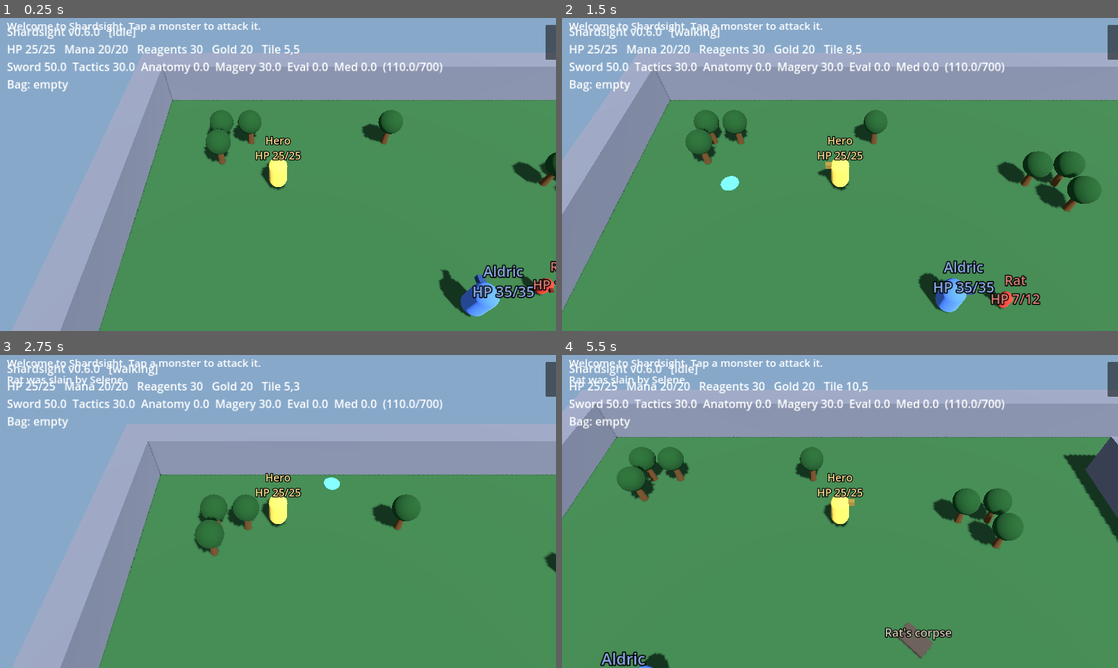
Above: before the commit, frames 1-4 (two rows, left to right).
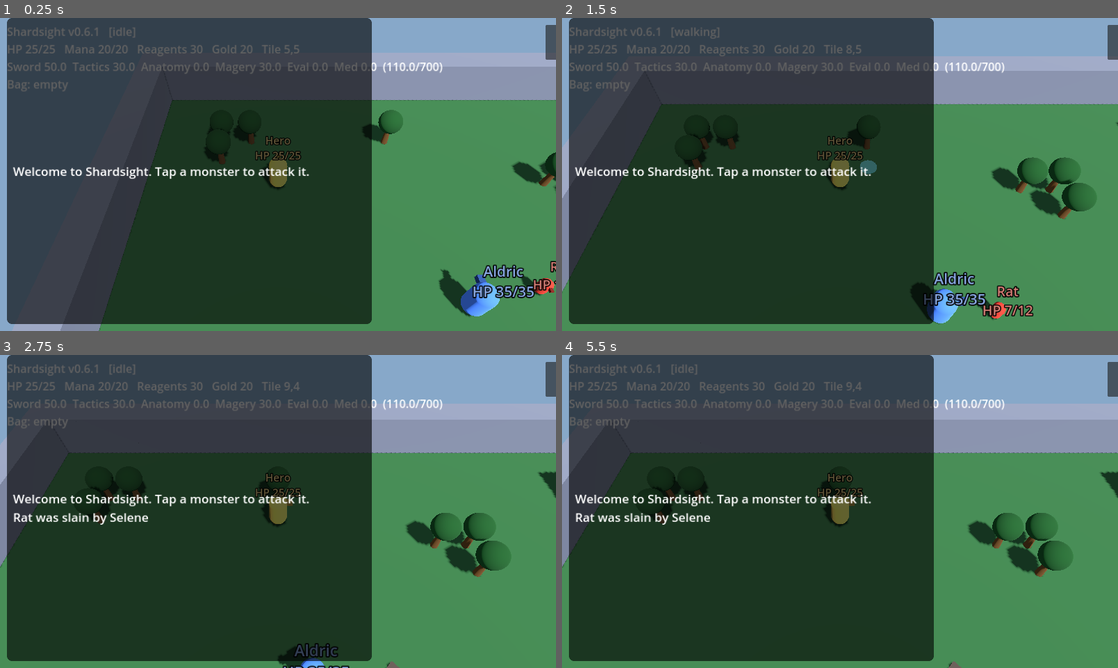
Above: after the commit, the same moments.

Repository: luckovsdeniss-denlu/Shardsight
Game: Godot game, scene res://scenes/main.tscn
The game is run twice, just before and just after one commit, with the same random seed, the same clock (stepped at 60 frames per second) and the same inputs.
Inputs (mouse positions are in pixels of both pictures, inside the frame that each line leads up to):
- Up to frame 1 (0.25 s): no input
- Up to frame 2 (1.5 s): tap A at 0.5, 1.25 s; move the mouse to (962, 158) at 0.52 s; click (962, 158) at 0.67 s; move the mouse to (728, 190) at 1.27 s; click (728, 190) at 1.42 s
- Up to frame 3 (2.75 s): tap A at 2 s; move the mouse to (333, 442) at 2.02 s; click (333, 442) at 2.17 s
- Up to frame 4 (5.5 s): tap A at 2.75, 3.5, 4.25 s; move the mouse to (812, 574) at 2.77 s; click (812, 574) at 2.92 s; move the mouse to (1006, 558) at 3.52 s; click (1006, 558) at 3.67 s; move the mouse to (673, 464) at 4.27 s; click (673, 464) at 4.42 s; move the mouse to (867, 511) at 5.02 s; click (867, 511) at 5.17 s

The runs differ from the first frame. In frame 1, 64% of the frame differs, in the area x 1-67%, y 0-98%; in frame 2, 69%; in frame 3, 73%, in the area x 0-100%, y 0-100%; in frame 4, 72%.

Commit message:
Move the event log into a readable panel (v0.6.1)
Co-Authored-By: Claude Sonnet 5.5 <noreply@anthropic.com>
Claude-Session: https://claude.ai/code/session_01H6LNxUGdbevPyoRQBBzvxK

Diff:
--- a/project.godot
+++ b/project.godot
@@ -4,7 +4,7 @@
 [application]
 
 config/name="Shardsight"
-config/version="0.6.0"
+config/version="0.6.1"
 run/main_scene="res://scenes/main.tscn"
 config/features=PackedStringArray("4.3", "GL Compatibility")
 config/icon="res://icon.svg"
--- a/scripts/main.gd
+++ b/scripts/main.gd
@@ -5,7 +5,7 @@
 
 const CAM_OFFSET := Vector3(0.0, 9.0, 7.0)
 const MANUAL_PAUSE := 4.0      # seconds auto mode waits after a tap
-const LOG_LINES := 5
+const LOG_LINES := 6
 
 var version: String = ProjectSettings.get_setting("application/config/version", "dev")
 var world := World.new()
@@ -38,12 +38,23 @@
 	hud.add_theme_font_size_override("font_size", 26)
 	layer.add_child(hud)
 
-	log_label.add_theme_font_size_override("font_size", 24)
-	layer.add_child(log_label)
-	log_label.set_anchors_preset(Control.PRESET_BOTTOM_LEFT)
-	log_label.grow_vertical = Control.GROW_DIRECTION_BEGIN
-	log_label.offset_left = 16.0
-	log_label.offset_bottom = -16.0
+	# Event log: a dark translucent panel along the bottom so the text stays readable.
+	var panel := PanelContainer.new()
+	var style := StyleBoxFlat.new()
+	style.bg_color = Color(0.0, 0.0, 0.0, 0.62)
+	style.set_corner_radius_all(12)
+	style.set_content_margin_all(14.0)
+	panel.add_theme_stylebox_override("panel", style)
+	panel.custom_minimum_size = Vector2(840, 0)
+	log_label.add_theme_font_size_override("font_size", 28)
+	log_label.custom_minimum_size = Vector2(810, 0)
+	log_label.autowrap_mode = TextServer.AUTOWRAP_WORD_SMART
+	panel.add_child(log_label)
+	layer.add_child(panel)
+	panel.set_anchors_preset(Control.PRESET_BOTTOM_LEFT)
+	panel.grow_vertical = Control.GROW_DIRECTION_BEGIN
+	panel.offset_left = 16.0
+	panel.offset_bottom = -16.0
 
 	auto_button.custom_minimum_size = Vector2(240, 80)
 	auto_button.add_theme_font_size_override("font_size", 28)
Not shown, changed: CHANGELOG.md
